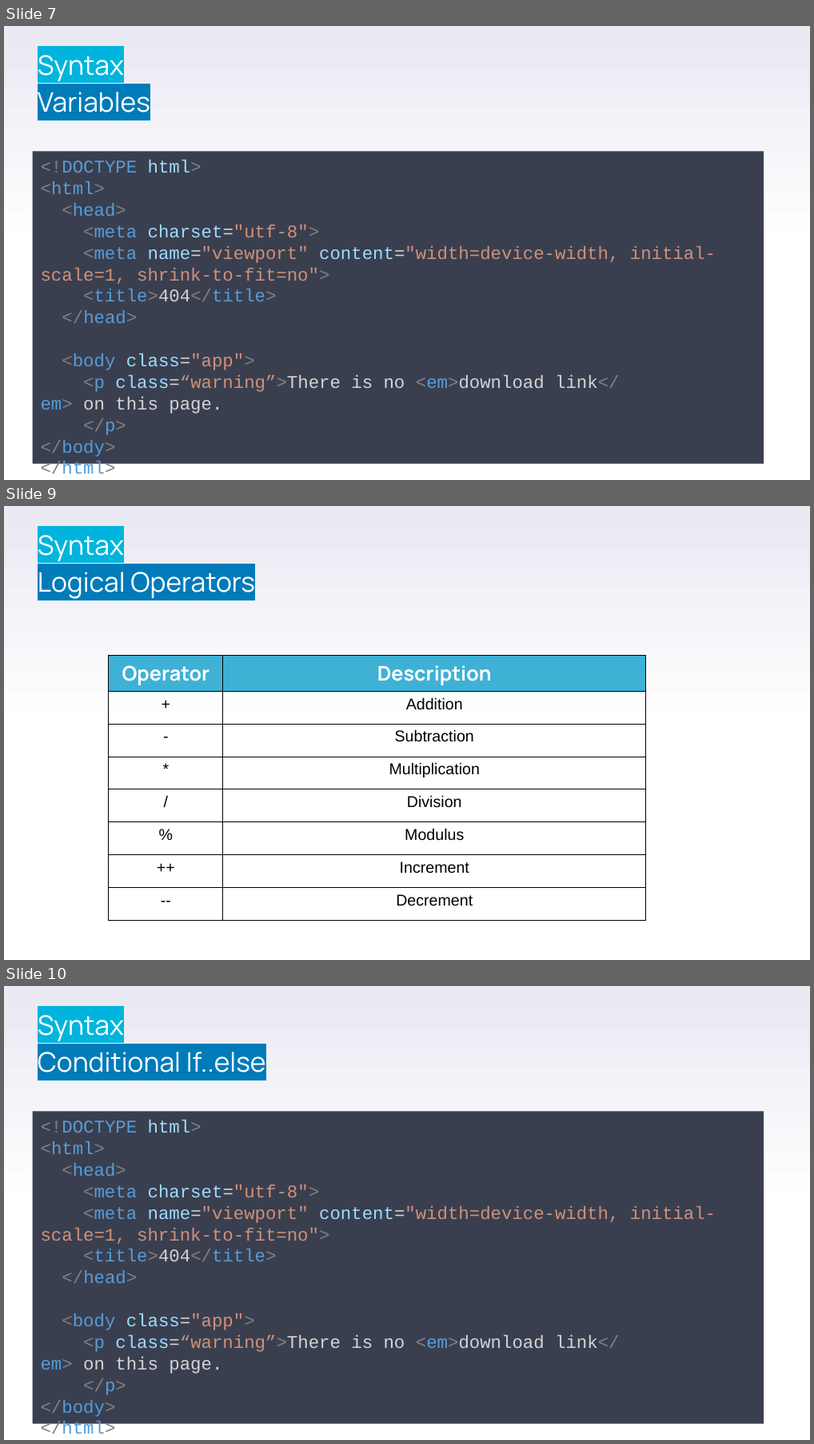
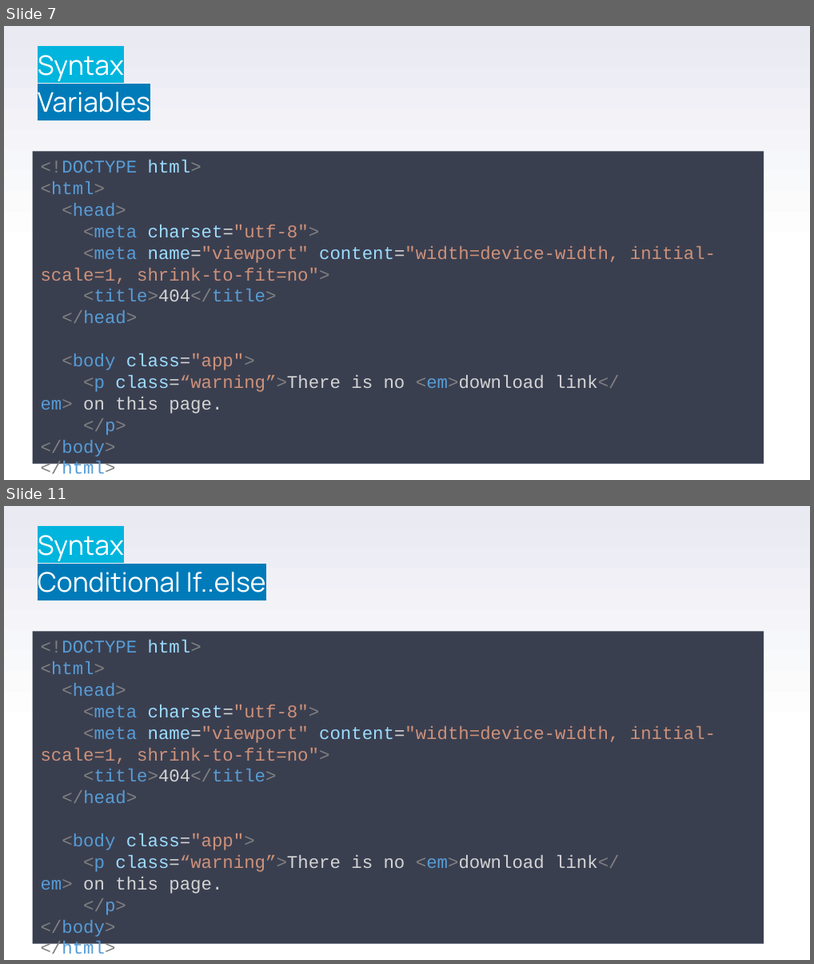
Before and after one commit to stefanofiorenza/KNITS, a slide deck: Programs/Trainings/01-FE/BasicJS/KNITS-Syntax.pptx. Shown one above the other, each under a label of ours: slides 7, 9 and 10 before the commit, slides 7 and 11 after it; the slides between them are not shown. The pictures are 814x1444 and 814x964 pixels, drawn with LibreOffice and Linux fonts; fonts in the diff are those of the drawing; background and template pictures are left out. Boxes give left, top, right and bottom in pixels: in the first picture for what was removed or moved away, otherwise in the second. Text is boxed around its words. In the diff, an @@ line names an element or a change of style, - is before the commit and + after.

```diff
--- a/Programs/Trainings/01-FE/BasicJS/KNITS-Syntax.pptx
+++ b/Programs/Trainings/01-FE/BasicJS/KNITS-Syntax.pptx
@@ slide 9 removed at (4, 506, 810, 960), background gradient #FFFFFF to #E9EAF2 @@
@@ text removed at (38, 535, 255, 599) @@
-Syntax
-Logical Operators
@@ table removed at (109, 655, 646, 916), 8 rows, 2 columns @@
-Operator | Description
-+ | Addition
-- | Subtraction
-* | Multiplication
-/ | Division
-% | Modulus
-++ | Increment
--- | Decrement
@@ what was slide 10 is now slide 11 @@
```
Also in this commit, not shown: 1 slide changed, 2 slides added, 1 other file.
